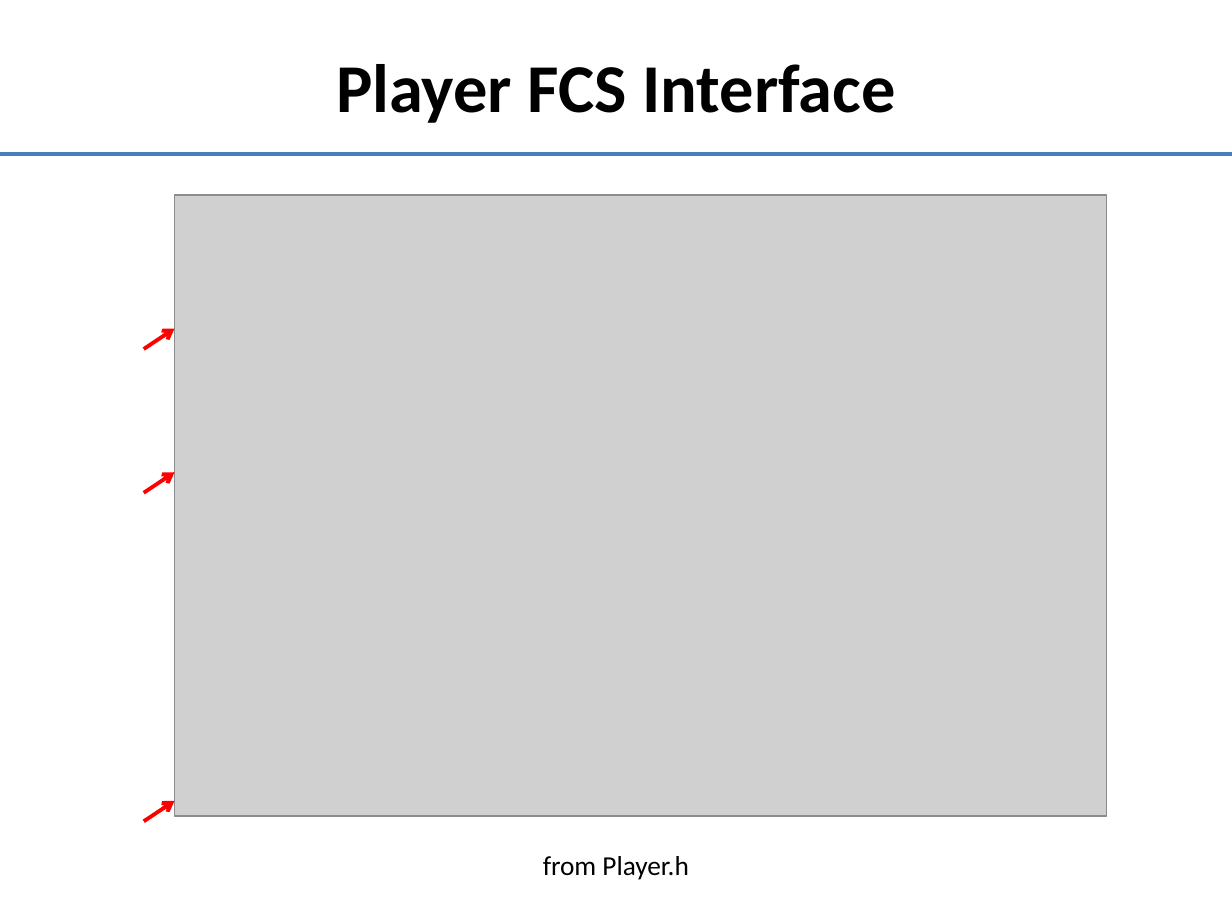
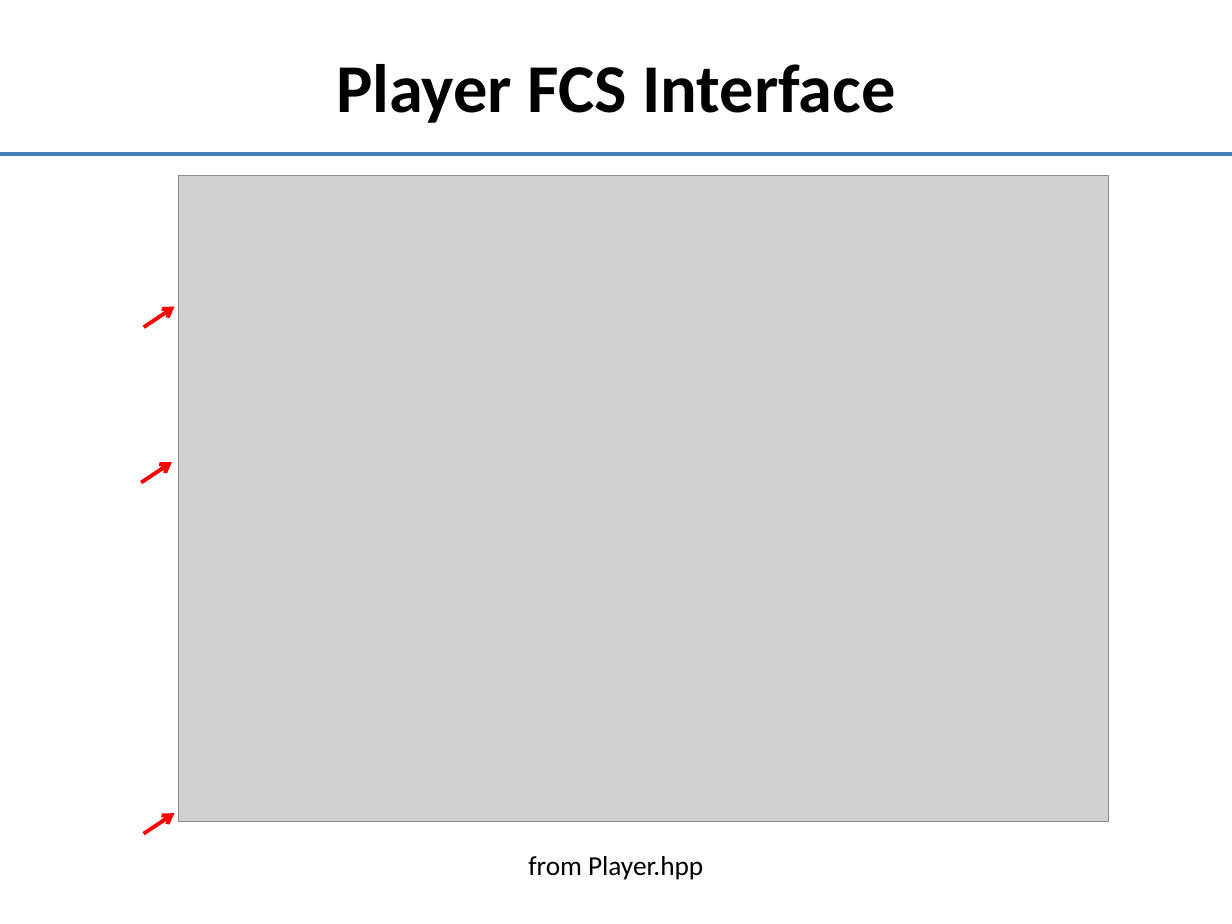
Before and after one commit to doughodson/OpenEaagles, a slide deck: slide 13 of doc/agent-development.pptx. Drawn at 1232x924 pixels with LibreOffice and Linux fonts; fonts in the diff are those of the drawing; grey boxes stand for pictures. Boxes give left, top, right and bottom in pixels: in the first picture for what was removed or moved away, otherwise in the second. Text is boxed around its words. In the diff, an @@ line names an element or a change of style, - is before the commit and + after.

Commit message:
updated slides

```diff
--- a/doc/agent-development.pptx
+++ b/doc/agent-development.pptx
@@ picture: place and size @@
-picture at [175, 195, 1106, 816]
+picture at [179, 176, 1109, 822]
@@ arrow moved from (144, 349) - (175, 329) to (144, 328) - (175, 307) @@
@@ arrow moved from (144, 493) - (175, 472) to (142, 483) - (172, 462) @@
@@ arrow moved from (144, 822) - (175, 801) to (144, 834) - (175, 813) @@
@@ text at [528, 856, 703, 880]: text changed @@
-from Player.h
+from Player.hpp
```
Also in this commit, not shown: 8 other slides changed, 7 other files.
